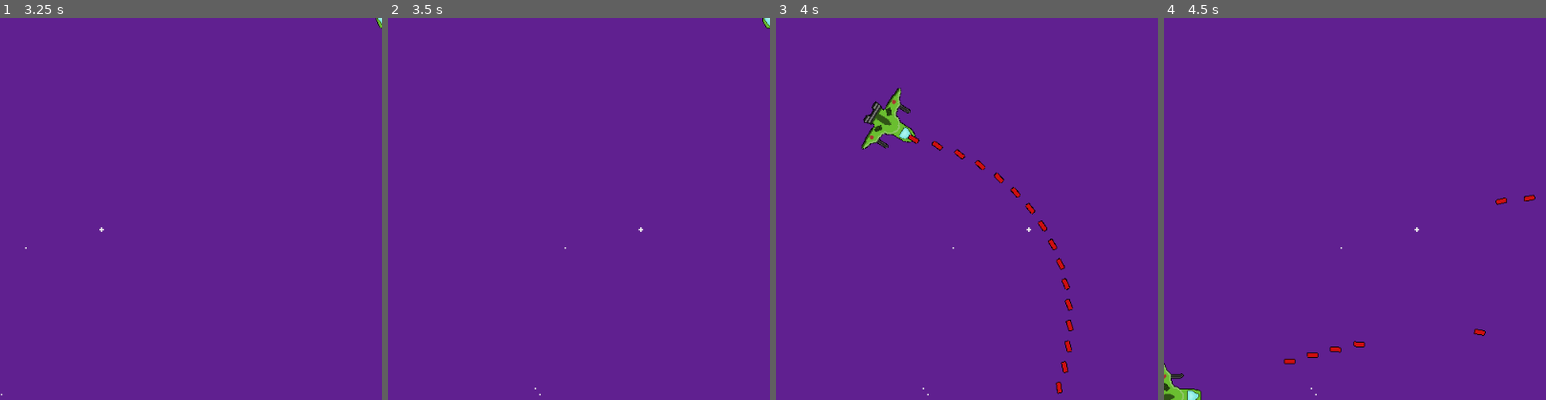
Above: before the commit, frames 1-4 (left to right).
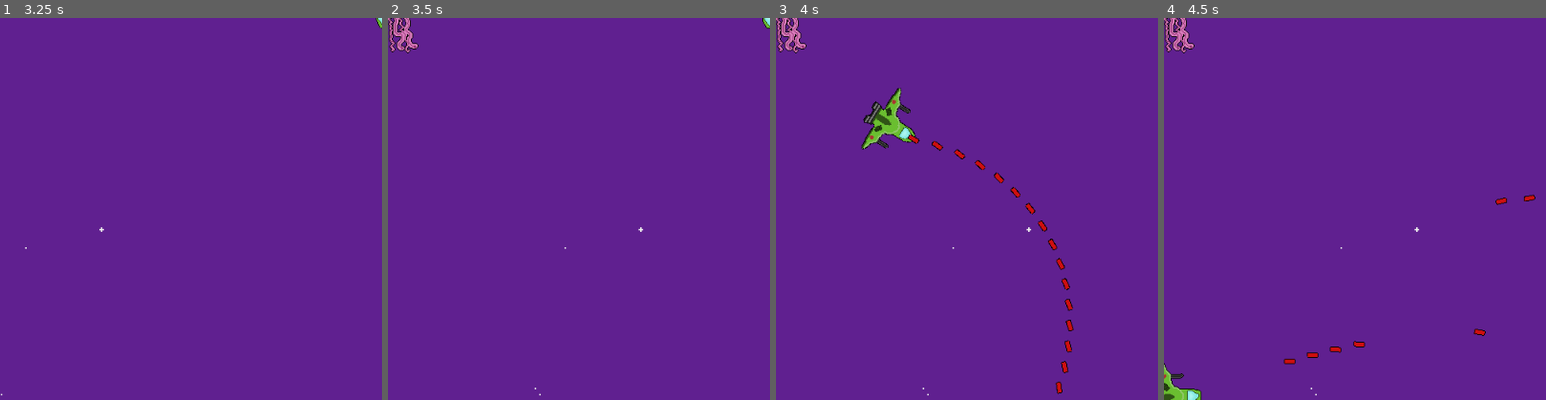
Above: after the commit, the same moments.

Repository: daltHub/Untitled-Space-Game
Game: Godot game, scene res://main.tscn
Two runs of this game, one before a commit and one after it. Both use one fixed random seed, a clock stepped at 60 frames per second and the inputs below. The engine's default icon, where the game draws it, is replaced by a stand-in: a white triangle on a blue panel in a dark square.
Inputs (mouse positions are % of the whole screen's width and height, from its top left):
- Up to frame 1 (3.25 s): tap Enter at 0.5 s; move the mouse to (45, 70) at 0.52 s; press the mouse at (45, 70) at 0.53 s; hold W (move_up) 0.53-2.03 s; move the mouse to (80, 65) at 1.27 s; release the mouse at (80, 65) at 1.28 s; click (80, 65) at 1.35 s; tap Space at 2 s; move the mouse to (20, 35) at 2.02 s; press the mouse at (20, 35) at 2.03 s; hold A (move_left) from 2.03 s (still down); move the mouse to (55, 50) at 2.77 s; release the mouse at (55, 50) at 2.78 s; click (55, 50) at 2.85 s
- Up to frame 2 (3.5 s): keep holding A (move_left)
- Up to frame 3 (4 s): move the mouse to (35, 25) at 3.52 s; release A (move_left) at 3.53 s; press the mouse at (35, 25) at 3.53 s; hold S (move_down) from 3.53 s (still down)
- Up to frame 4 (4.5 s): move the mouse to (72, 45) at 4.27 s; release S (move_down) at 4.28 s; release the mouse at (72, 45) at 4.28 s; hold D (move_right) from 4.28 s (still down); click (72, 45) at 4.35 s
The pictures show only the part of the screen within x 0-50%, y 0-50%; the shares and areas given below are measured in that part.

Frame 1 is identical in both runs. In frame 2, 0.5% of the frame differs, in the area x 0-8%, y 0-10%; in frame 3, 0.5%; in frame 4, 0.5%.

Commit message:
added basic enemy object

Diff:
--- /dev/null
+++ b/enemy.tscn
@@ -0,0 +1,24 @@
+[gd_scene load_steps=3 format=3 uid="uid://cwrot8t3ksxgw"]
+
+[ext_resource type="Texture2D" uid="uid://yrl33je2gj4f" path="res://art/player/enemy.png" id="1_sn8dm"]
+
+[sub_resource type="CapsuleShape2D" id="CapsuleShape2D_cy08c"]
+radius = 29.8549
+height = 69.9288
+
+[node name="Enemy" type="Area2D"]
+
+[node name="Sprite2D" type="Sprite2D" parent="."]
+texture = ExtResource("1_sn8dm")
+
+[node name="CollisionShape2D" type="CollisionShape2D" parent="."]
+position = Vector2(-1.19209e-07, 8)
+rotation = 0.0148679
+scale = Vector2(-0.972253, 1.17377)
+shape = SubResource("CapsuleShape2D_cy08c")
+
+[node name="CollisionShape2D2" type="CollisionShape2D" parent="."]
+position = Vector2(-1.19209e-07, 8)
+rotation = 0.0148679
+scale = Vector2(-0.972253, 1.17377)
+shape = SubResource("CapsuleShape2D_cy08c")
--- a/main.tscn
+++ b/main.tscn
@@ -1,9 +1,10 @@
-[gd_scene load_steps=7 format=3 uid="uid://lctayfbjgnmn"]
+[gd_scene load_steps=8 format=3 uid="uid://lctayfbjgnmn"]
 
 [ext_resource type="Script" path="res://main.gd" id="1_81413"]
 [ext_resource type="PackedScene" uid="uid://cxgxv2og8ceyj" path="res://player.tscn" id="2_n7a40"]
 [ext_resource type="PackedScene" uid="uid://cbpa7w5on7xy1" path="res://test_object.tscn" id="3_yr2b4"]
 [ext_resource type="Texture2D" uid="uid://tsqhkt6fnxl" path="res://art/player/tilemap.png" id="4_4y0if"]
+[ext_resource type="PackedScene" uid="uid://cwrot8t3ksxgw" path="res://enemy.tscn" id="5_b2vs8"]
 
 [sub_resource type="TileSetAtlasSource" id="TileSetAtlasSource_sbhcw"]
 texture = ExtResource("4_4y0if")
@@ -148,3 +149,5 @@
 position = Vector2(-77, 761)
 scale = Vector2(0.680655, 18.3896)
 collision_mask = 3
+
+[node name="Enemy" parent="." instance=ExtResource("5_b2vs8")]
Binary file added: art/player/enemy.png
